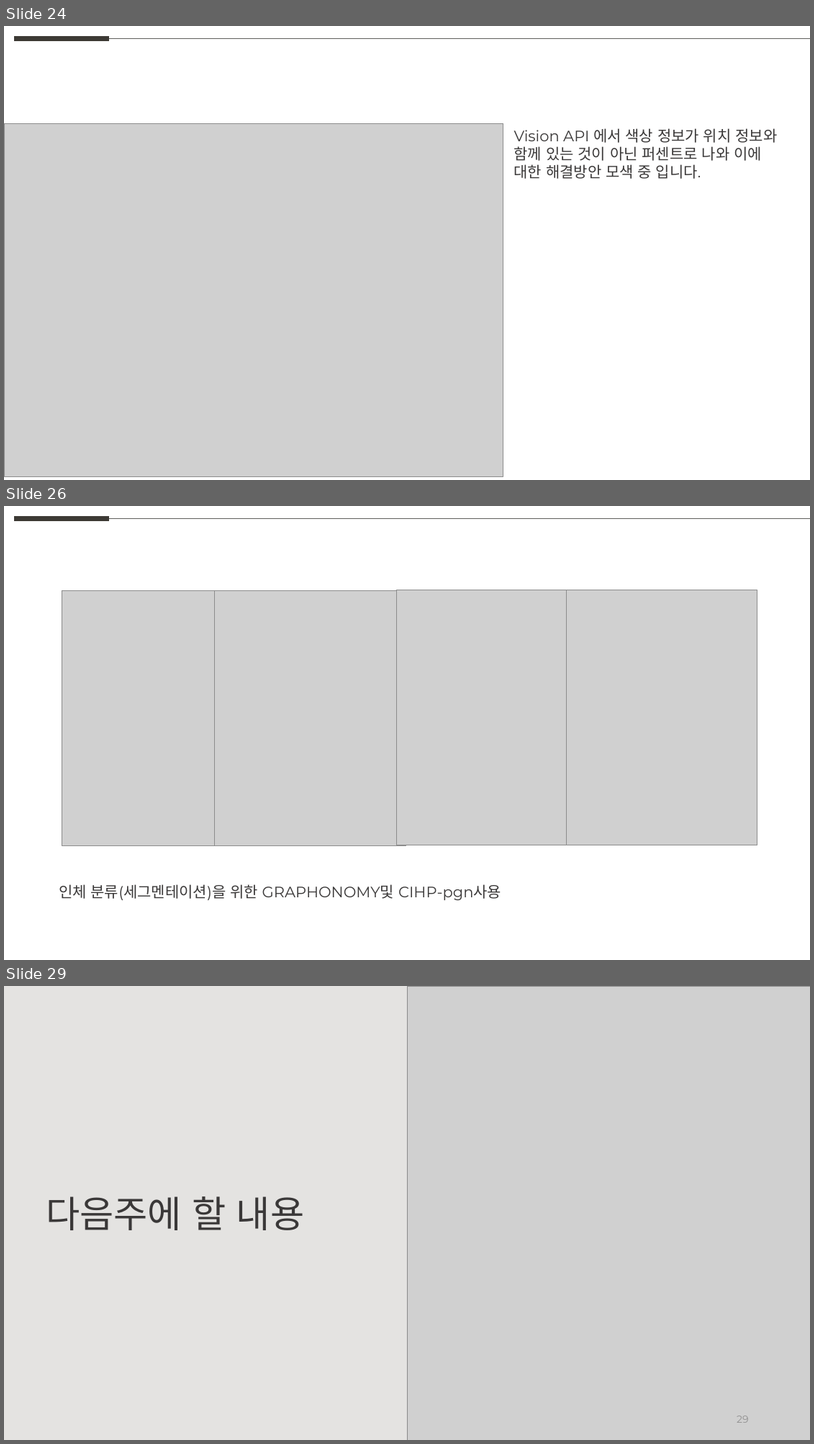
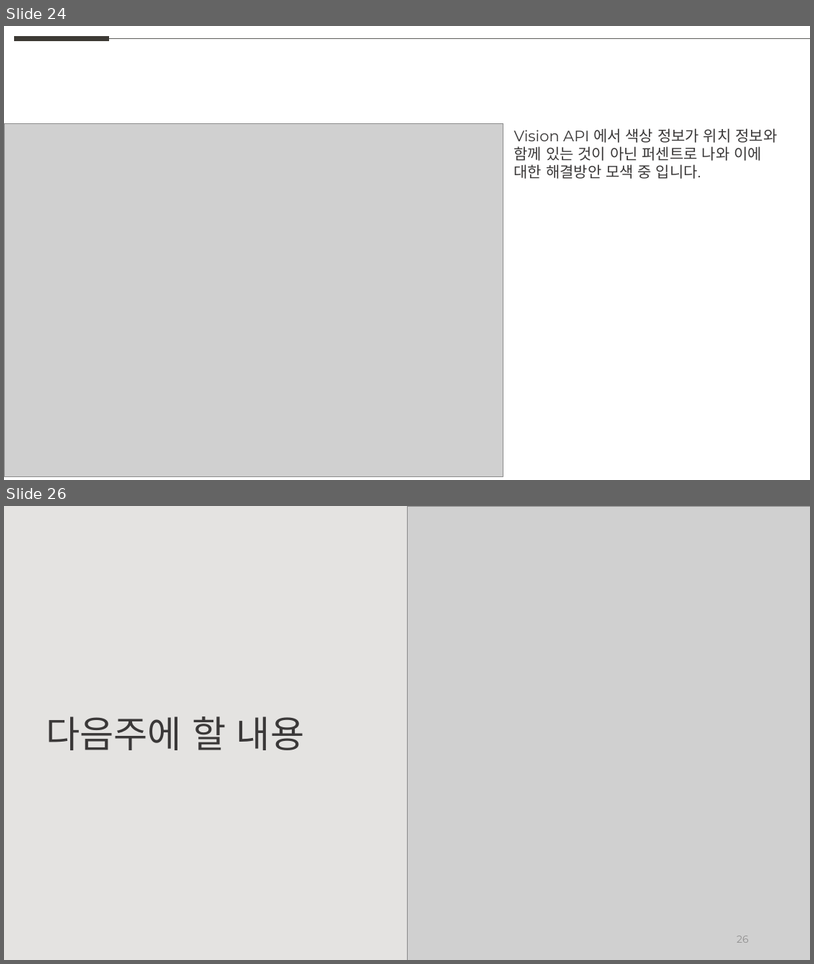
Before and after one commit to weaknessHero/Project_AvatarS, a slide deck: 발표자료/PPT_230727.pptx. Shown one above the other, each under a label of ours: slides 24, 26 and 29 before the commit, slides 24 and 26 after it; the slides between them are not shown. The pictures are 814x1444 and 814x964 pixels, drawn with LibreOffice and Linux fonts; fonts in the diff are those of the drawing; grey boxes stand for pictures. Boxes give left, top, right and bottom in pixels: in the first picture for what was removed or moved away, otherwise in the second. Text is boxed around its words. In the diff, an @@ line names an element or a change of style, - is before the commit and + after.

```diff
--- a/발표자료/PPT_230727.pptx
+++ b/발표자료/PPT_230727.pptx
@@ slide 26 removed at (x1=4, y1=506, x2=810, y2=960), background #FFFFFF @@
@@ line removed from (14, 519) to (109, 519) @@
@@ line removed from (109, 519) to (810, 519) @@
@@ picture removed at (x1=62, y1=591, x2=252, y2=846) @@
@@ picture removed at (x1=215, y1=591, x2=406, y2=846) @@
@@ picture removed at (x1=396, y1=590, x2=588, y2=845) @@
@@ picture removed at (x1=566, y1=590, x2=758, y2=845) @@
@@ text removed at (x1=59, y1=884, x2=502, y2=900) @@
-인체 분류(세그멘테이션)을 위한 GRAPHONOMY및 CIHP-pgn사용
@@ what was slide 29 is now slide 26 @@
```
Also in this commit, not shown: 1 slide changed, 1 slide added, 3 other slides removed.
